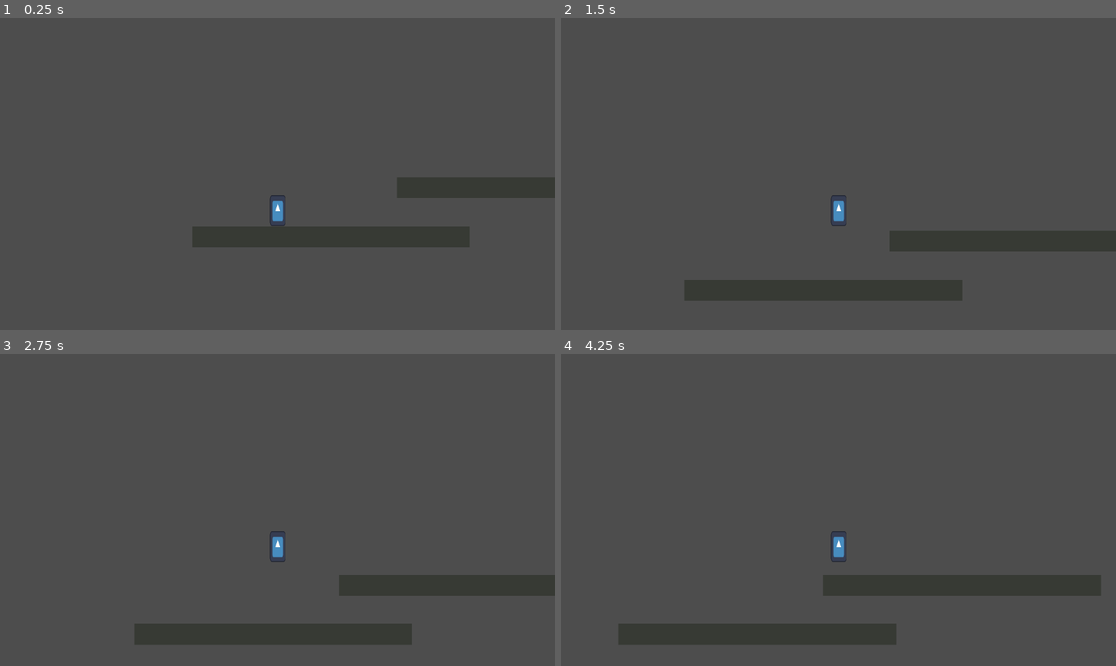
Above: before the commit, frames 1-4 (two rows, left to right).
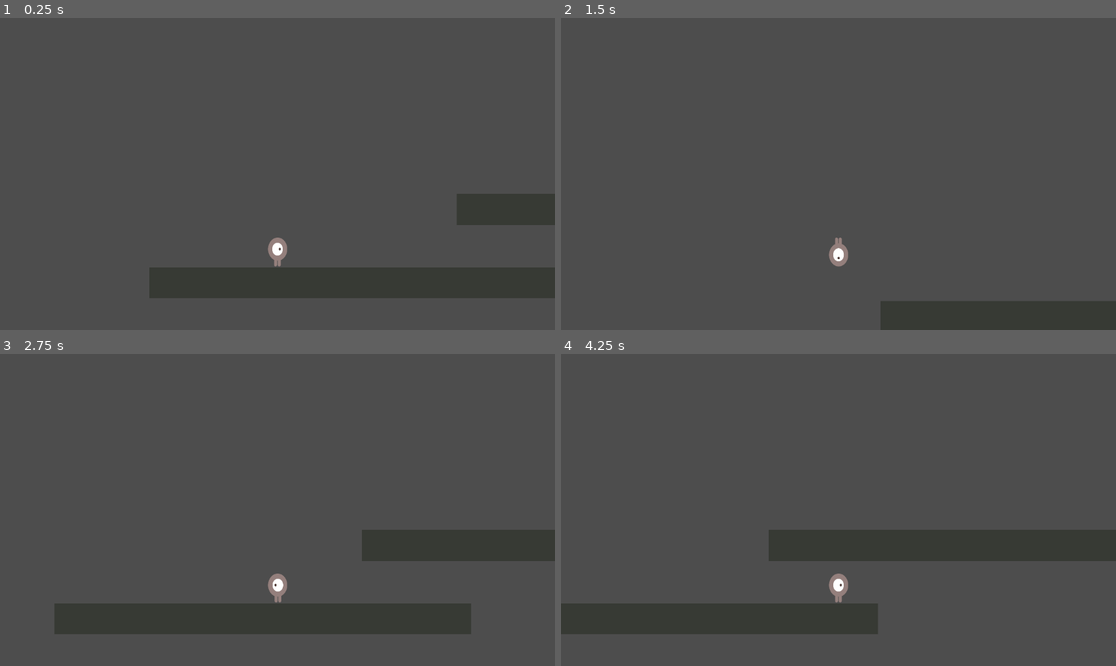
Above: after the commit, the same moments.

Repository: Odar-13/Puntformer
Game: Godot game, scene res://scenes/overworld.tscn
Two runs of this game, one before a commit and one after it. Both use one fixed random seed, a clock stepped at 60 frames per second and the inputs below. The engine's default icon, where the game draws it, is replaced by a stand-in: a white triangle on a blue panel in a dark square.
Inputs:
- Up to frame 1 (0.25 s): no input
- Up to frame 2 (1.5 s): tap Enter (ui_accept) at 0.5, 0.6 s; hold Space (jump) 0.53-1.28 s; hold D (move_right) from 0.53 s (still down); tap Space (jump) at 1.35 s
- Up to frame 3 (2.75 s): tap Space (jump) at 1.52, 1.82 s; tap Enter (ui_accept) at 1.55, 2.1 s; release D (move_right) at 2.03 s; hold A (move_left) from 2.03 s (still down); hold Space (jump) from 2.03 s (still down)
- Up to frame 4 (4.25 s): release A (move_left) at 2.78 s; release Space (jump) at 2.78 s; hold D (move_right) from 2.78 s (still down); tap Enter (ui_accept) at 2.85 s; tap Space (jump) at 3.02, 3.32 s; hold Space (jump) from 3.53 s (still down)

The runs differ from the first frame. In frame 1, 14% of the frame differs, in the area x 26-100%, y 51-90%; in frame 2, 10%; in frame 3, 14%; in frame 4, 15%, in the area x 0-100%, y 56-94%.

Commit message:
Added basic player animations and changed jump physics

Diff:
--- a/scenes/player.tscn
+++ b/scenes/player.tscn
@@ -1,24 +1,65 @@
-[gd_scene load_steps=4 format=3 uid="uid://cwpwur0ppqh0t"]
+[gd_scene load_steps=8 format=3 uid="uid://emqc554f2scl"]
 
-[ext_resource type="Texture2D" uid="uid://j63g0j5bkm48" path="res://icon.svg" id="1_57hdc"]
-[ext_resource type="Script" path="res://scripts/player.gd" id="1_n2u0x"]
+[ext_resource type="Script" path="res://scripts/player.gd" id="1_52hof"]
+[ext_resource type="Texture2D" uid="uid://b7b8q4bdj67gc" path="res://art/playerGrey_up1.png" id="2_1hgfi"]
+[ext_resource type="Texture2D" uid="uid://b8p1osips23go" path="res://art/playerGrey_walk1.png" id="2_eay33"]
+[ext_resource type="Texture2D" uid="uid://ppwvbjbyq67f" path="res://art/playerGrey_up2.png" id="3_5o3tc"]
+[ext_resource type="Texture2D" uid="uid://cce36y0uk7fk6" path="res://art/playerGrey_walk2.png" id="3_kwk2o"]
 
 [sub_resource type="RectangleShape2D" id="RectangleShape2D_i3gsu"]
-size = Vector2(64, 127)
+size = Vector2(56, 82)
+
+[sub_resource type="SpriteFrames" id="SpriteFrames_2t88b"]
+animations = [{
+"frames": [{
+"duration": 1.0,
+"texture": ExtResource("2_eay33")
+}, {
+"duration": 1.0,
+"texture": ExtResource("2_eay33")
+}],
+"loop": true,
+"name": &"standing",
+"speed": 5.0
+}, {
+"frames": [{
+"duration": 1.0,
+"texture": ExtResource("2_1hgfi")
+}, {
+"duration": 1.0,
+"texture": ExtResource("3_5o3tc")
+}],
+"loop": true,
+"name": &"up",
+"speed": 5.0
+}, {
+"frames": [{
+"duration": 1.0,
+"texture": ExtResource("2_eay33")
+}, {
+"duration": 1.0,
+"texture": ExtResource("3_kwk2o")
+}],
+"loop": true,
+"name": &"walk",
+"speed": 5.0
+}]
 
 [node name="CharacterBody2D" type="CharacterBody2D"]
-script = ExtResource("1_n2u0x")
-jump = 700.0
-
-[node name="Sprite2D" type="Sprite2D" parent="."]
-position = Vector2(1, -65)
-scale = Vector2(0.5, 1)
-texture = ExtResource("1_57hdc")
+script = ExtResource("1_52hof")
 
 [node name="CollisionShape2D" type="CollisionShape2D" parent="."]
-position = Vector2(1, -65.5)
+position = Vector2(0, -2)
 shape = SubResource("RectangleShape2D_i3gsu")
 
 [node name="Camera2D" type="Camera2D" parent="."]
 position = Vector2(0, -217)
-zoom = Vector2(0.5, 0.5)
+zoom = Vector2(0.75, 0.75)
+
+[node name="AnimatedSprite2D" type="AnimatedSprite2D" parent="."]
+position = Vector2(0.5, -1)
+scale = Vector2(0.490741, 0.591)
+sprite_frames = SubResource("SpriteFrames_2t88b")
+animation = &"standing"
+frame_progress = 0.435191
+metadata/_edit_group_ = true
--- a/scripts/player.gd
+++ b/scripts/player.gd
@@ -1,26 +1,50 @@
 extends CharacterBody2D
 
+const GRAVITY = 2940
 
-@export var speed = 300.0
-@export var jump = 400.0
+@export var speed = 400.0
+@export var gravity = 0
+@export var jump = 800.0
 @export var terminal = 1000
 
 func _physics_process(delta: float) -> void:
 	# Add the gravity.
 	if not is_on_floor():
-		velocity += get_gravity() * delta
+		if Input.is_action_pressed("jump"):
+			gravity = GRAVITY / 3
+		else:
+			gravity = GRAVITY
+		velocity.y += gravity * delta
+
 	# Terminal Velocity
 	if velocity.y > terminal:
 		velocity.y = terminal
 	# Handle jump.
-	if Input.is_action_just_pressed("ui_accept") and is_on_floor():
+	if Input.is_action_just_pressed("jump") and is_on_floor():
 		velocity.y = -jump
 
 	#Left and right movement
 	var direction := Input.get_axis("move_left", "move_right")
 	if direction:
 		velocity.x = direction * speed
+		$AnimatedSprite2D.play()
 	else:
 		velocity.x = move_toward(velocity.x, 0, speed)
+		$AnimatedSprite2D.stop()
+
+
 
 	move_and_slide()
+
+	if velocity.y != 0 and !is_on_floor():
+		$AnimatedSprite2D.animation = "up"
+		$AnimatedSprite2D.flip_v = velocity.y > 0
+	elif velocity.x != 0:
+		$AnimatedSprite2D.animation = "walk"
+		$AnimatedSprite2D.flip_v = false
+		$AnimatedSprite2D.flip_h = velocity.x < 0
+
+	if is_on_floor():
+		$AnimatedSprite2D.flip_v = false
+
+	#print(velocity)
Binary file added: art/playerGrey_up1.png
Not shown, added: art/playerGrey_up1.png.import
Binary file added: art/playerGrey_up2.png
Not shown, added: art/playerGrey_up2.png.import
Binary file added: art/playerGrey_walk1.png
Not shown, added: art/playerGrey_walk1.png.import
Binary file added: art/playerGrey_walk2.png
Not shown, added: art/playerGrey_walk2.png.import
